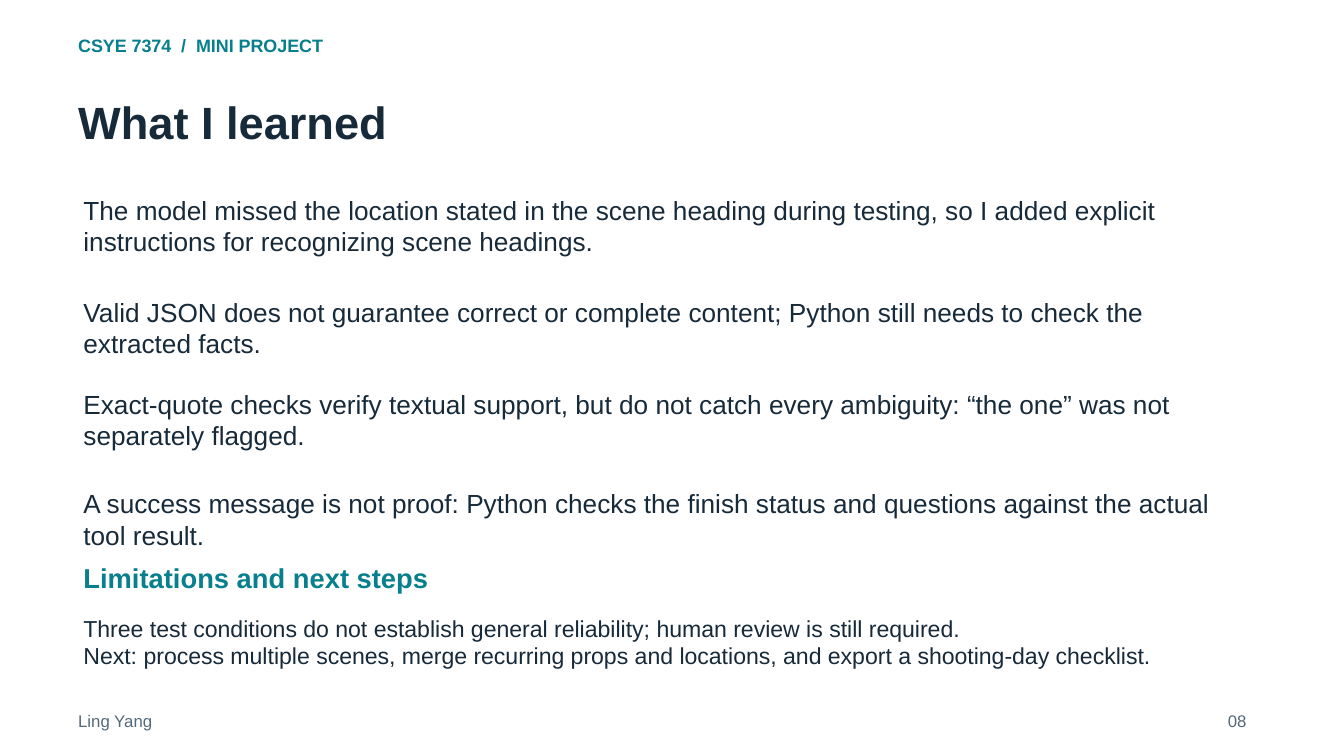
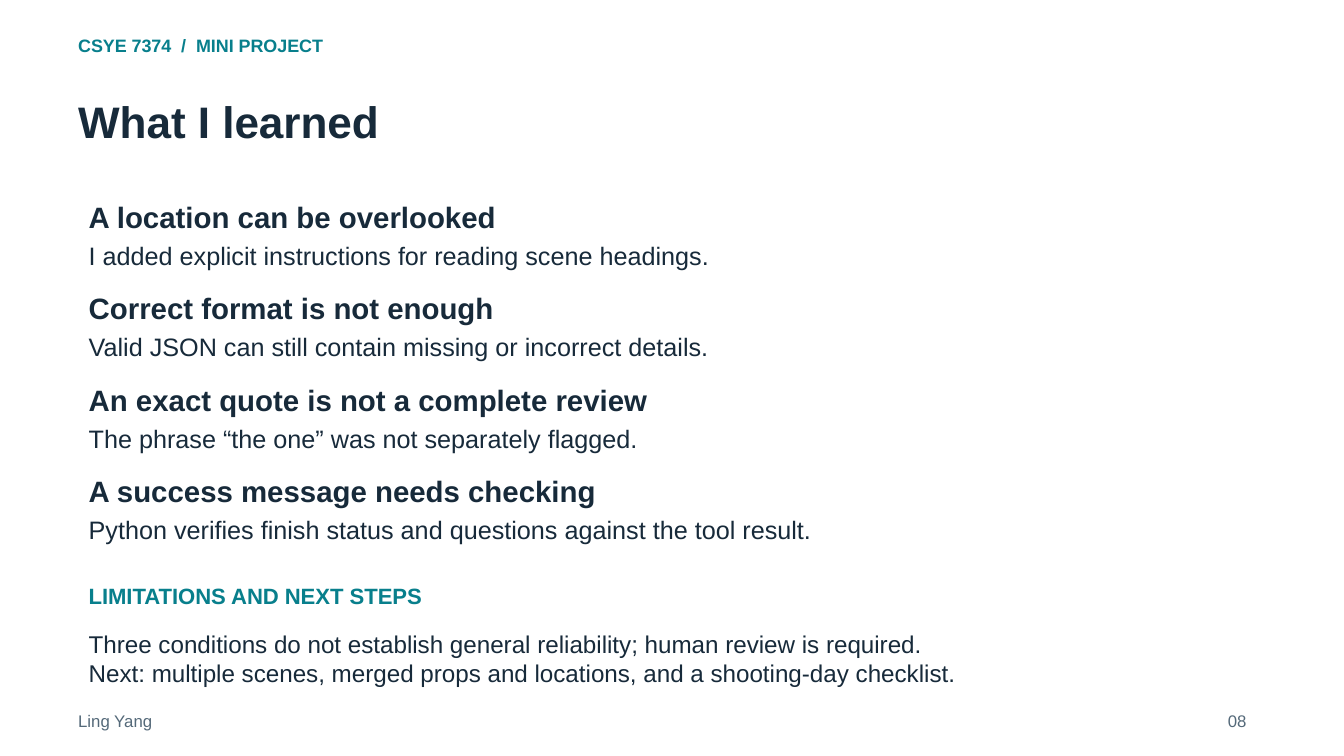
Before and after one commit to ling0021/script-production-checklist-agent, a slide deck: slide 8 of deliverables/Project_Presentation.pptx. Drawn at 1344x756 pixels with LibreOffice and Linux fonts; fonts in the diff are those of the drawing. Boxes give left, top, right and bottom in pixels: in the first picture for what was removed or moved away, otherwise in the second. Text is boxed around its words. In the diff, an @@ line names an element or a change of style, - is before the commit and + after.

```diff
--- a/deliverables/Project_Presentation.pptx
+++ b/deliverables/Project_Presentation.pptx
@@ text "What I learned" at [78,106,378,139]: size 32.2 to 31.5 pt @@
@@ text at [89,206,496,229]: text changed; size 18.8 to 21 pt; bold on @@
-The model missed the location stated in the scene heading during testing, so I added explicit instructions for recognizing scene headings.
-Valid JSON does not guarantee correct or complete content; Python still needs to check the extracted facts.
+A location can be overlooked
@@ text added at [89,246,709,271], 18 pt, text #172A3A @@
+I added explicit instructions for reading scene headings.
@@ text added at [89,297,493,325], 21 pt, text #172A3A, bold @@
+Correct format is not enough
@@ text added at [89,337,708,362], 18 pt, text #172A3A @@
+Valid JSON can still contain missing or incorrect details.
@@ text added at [89,389,647,417], 21 pt, text #172A3A, bold @@
+An exact quote is not a complete review
@@ text added at [89,429,638,453], 18 pt, text #172A3A @@
+The phrase “the one” was not separately flagged.
@@ text added at [89,480,595,508], 21 pt, text #172A3A, bold @@
+A success message needs checking
@@ text at [89,520,811,545]: text changed; size 18.8 to 18 pt @@
-Exact-quote checks verify textual support, but do not catch every ambiguity: “the one” was not separately flagged.
-A success message is not proof: Python checks the finish status and questions against the actual tool result.
+Python verifies finish status and questions against the tool result.
@@ text at [89,588,422,605]: text changed; size 19.5 to 15.8 pt @@
-Limitations and next steps
+LIMITATIONS AND NEXT STEPS
@@ text at [89,635,955,687]: text changed; size 16.5 to 17.2 pt @@
-Three test conditions do not establish general reliability; human review is still required.
-Next: process multiple scenes, merge recurring props and locations, and export a shooting-day checklist.
+Three conditions do not establish general reliability; human review is required.
+Next: multiple scenes, merged props and locations, and a shooting-day checklist.
```
Also in this commit, not shown: 5 other slides changed, 2 slides added, 2 slides removed, 1 other file.
